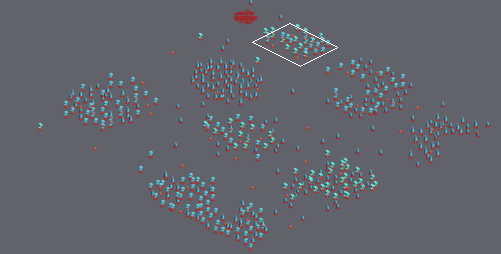
One commit to this Tiled map: PaintWars/Project II Game/Game/maps/map_forest.tmx. The picture above shows the old version from afar; the outline marks the close-up.
Close-up. First the earlier version:
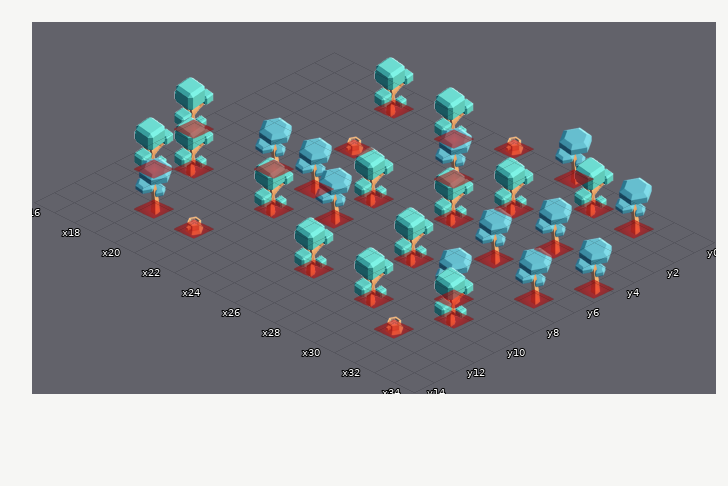
Cells are 150x75 px. Isometric: x runs down to the right, y down to the left. Shown: x 16..34, y 0..14. The commit also changed other parts of the map, which this record leaves out. Not drawn, because the pictures are missing: unchanged layer "Map".
Now the later version:
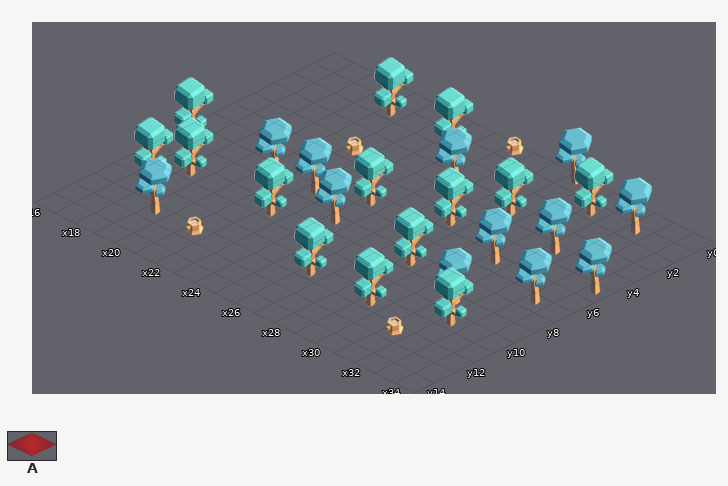
Key: from "Meta": A 1.
_ is an empty cell, . an unchanged one.
Difference:
--- layer "Collisions" (now hidden)
@@ x 20..32 @@
- 0 .....A..A....
- 1 A..A......A.A
+ 0 ....._.._....
+ 1 _.._......_._
@@ x 16..34 @@
- 3 .........A..A......
- 4 .....A.........A...
- 5 ...........A......A
- 6 ........A.....A....
- 7 A...A.A..........A.
- 8 ........A...A......
- 9 ..A...A........A...
-10 .A..............A..
-11 ..........A..A.....
-12 ...A.A.........A...
+ 3 ........._.._......
+ 4 ....._........._...
+ 5 ..........._......_
+ 6 ........_....._....
+ 7 _..._._.........._.
+ 8 ........_..._......
+ 9 .._..._........_...
+10 ._.............._..
+11 .........._.._.....
+12 ..._._........._...
